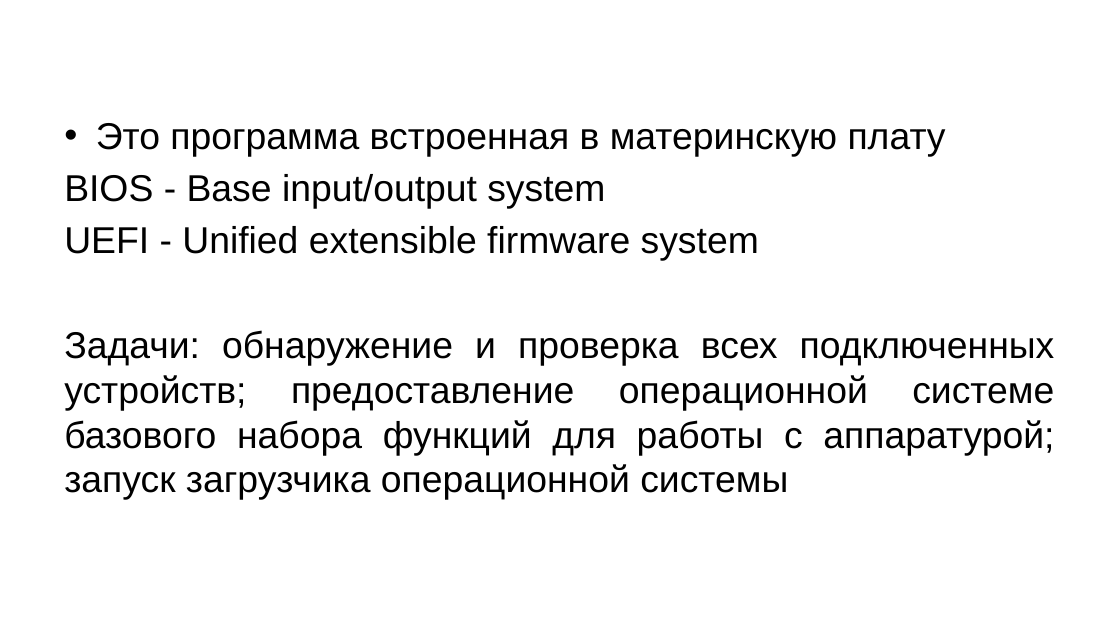
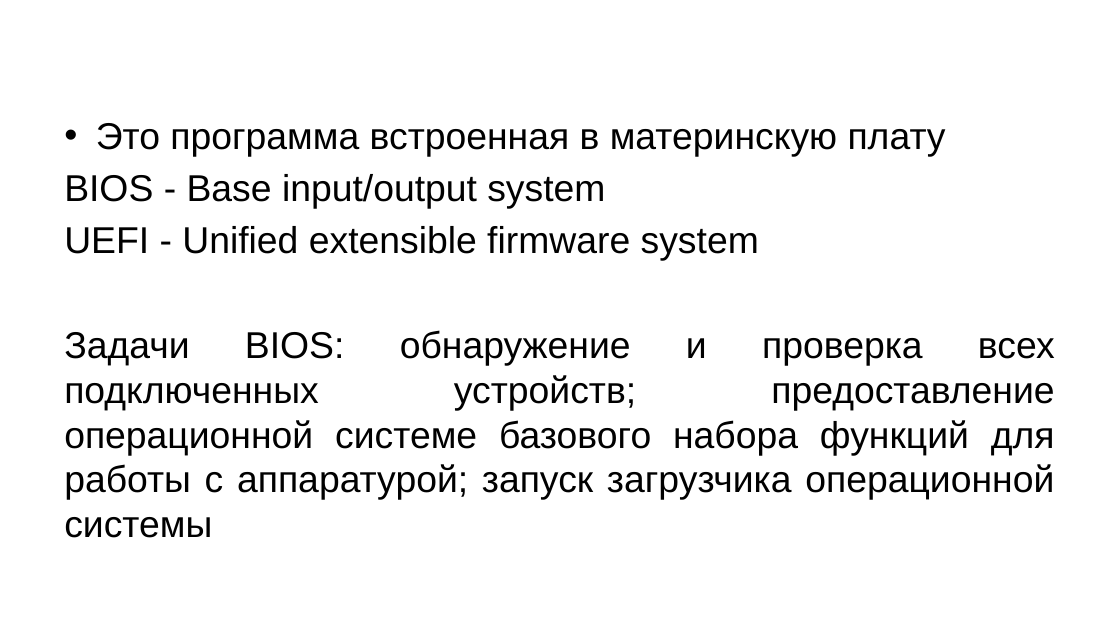
Before and after one commit to a1is43ras4/diploma, a slide deck: slide 4 of diploma.pptx. Drawn at 1120x630 pixels with LibreOffice and Linux fonts; fonts in the diff are those of the drawing; background and template pictures are left out. Boxes give left, top, right and bottom in pixels: in the first picture for what was removed or moved away, otherwise in the second. Text is boxed around its words. In the diff, an @@ line names an element or a change of style, - is before the commit and + after.

```diff
--- a/diploma.pptx
+++ b/diploma.pptx
@@ text at (64,330,1055,538): text changed @@
-Задачи: обнаружение и проверка всех подключенных устройств; предоставление операционной системе базового набора функций для работы с аппаратурой; запуск загрузчика операционной системы
+Задачи BIOS: обнаружение и проверка всех подключенных устройств; предоставление операционной системе базового набора функций для работы с аппаратурой; запуск загрузчика операционной системы
```
Also in this commit, not shown: 3 other slides changed, 1 slide added, 1 slide removed, 2 other files.
